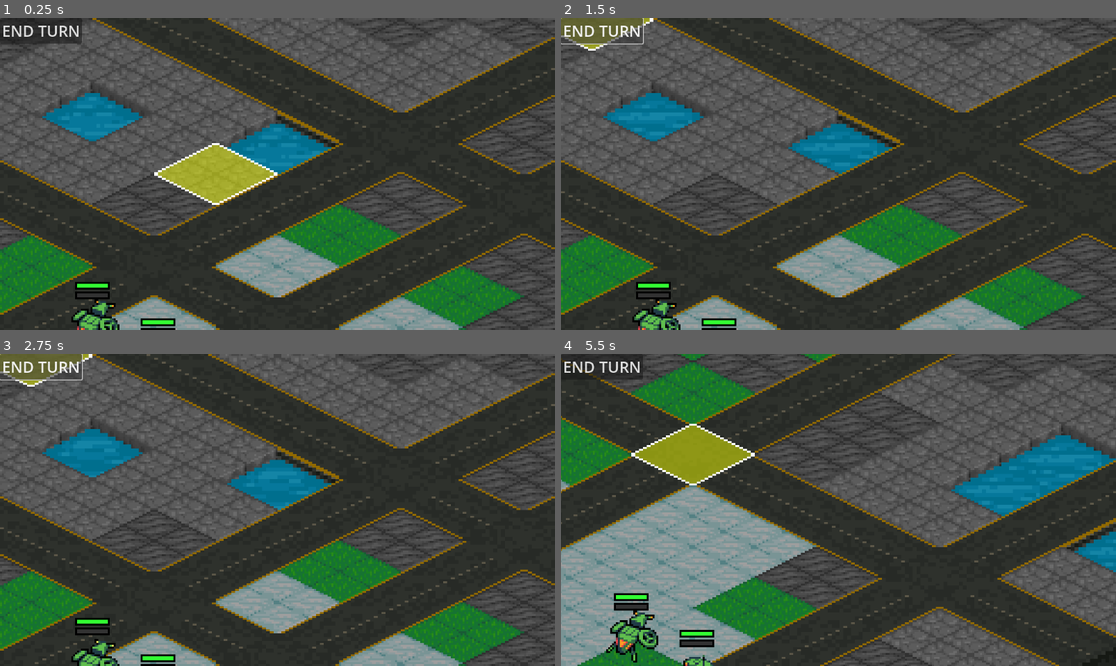
Above: before the commit, frames 1-4 (two rows, left to right).
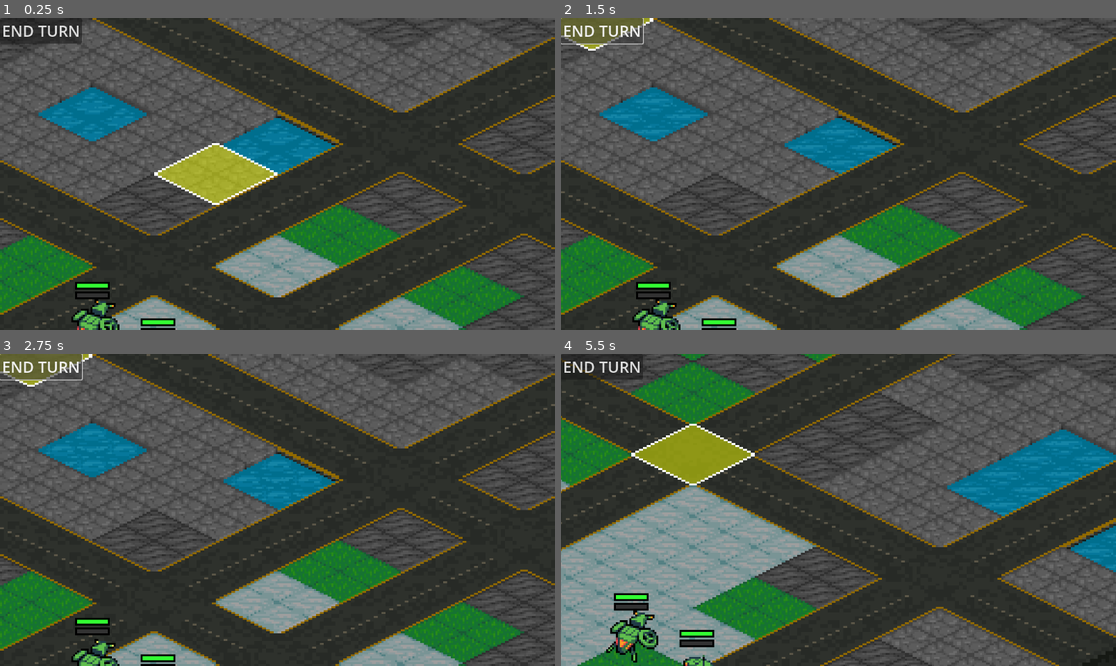
Above: after the commit, the same moments.

Repository: Tekknobot/Terrain
Game: Godot game, scene res://Scenes/Main.tscn
The game is run twice, just before and just after one commit, with the same random seed, the same clock (stepped at 60 frames per second) and the same inputs.
Inputs (mouse positions are in pixels of both pictures, inside the frame that each line leads up to):
- Up to frame 1 (0.25 s): no input
- Up to frame 2 (1.5 s): click "END TURN" at 0.5 s; click "END TURN" at 1.25 s
- Up to frame 3 (2.75 s): click "END TURN" at 2 s
- Up to frame 4 (5.5 s): tap Enter at 2.75 s; move the mouse to (960, 494) at 2.77 s; tap 1 at 2.85, 4.35 s; click (960, 494) at 2.92 s; tap Space at 3.02 s; drag from (727, 525) to (810, 572) at 3.52 s; move the mouse to (894, 441) at 4.27 s; click (894, 441) at 4.42 s; drag from (810, 572) to (672, 463) at 5.02 s

The runs differ from the first frame. In frame 1, 0.6% of the frame differs, in the area x 6-61%, y 22-42%; in frame 2, 0.6%; in frame 3, 0.6%; in frame 4, 0.6%.

Commit message:
Add water tile.

Diff:
--- a/Scripts/Camera2D.gd
+++ b/Scripts/Camera2D.gd
@@ -1,6 +1,6 @@
 extends Camera2D
 
-var zoom_levels = [Vector2(4,4), Vector2(5,5), Vector2(6,6), Vector2(8,8)]
+var zoom_levels = [Vector2(3,3), Vector2(4,4), Vector2(5,5), Vector2(6,6), Vector2(8,8)]
 var current_zoom_index := 0
 var dragging := false
 var drag_start := Vector2.ZERO
--- a/Scripts/Unit.gd
+++ b/Scripts/Unit.gd
@@ -36,9 +36,6 @@
 func _process(delta):
 	update_z_index()
 	_update_tile_pos()  # Ensure tile_pos is current
-
-	if has_moved:
-		print("Unit has moved; applying darken")
 
 func _update_tile_pos():
 	var tilemap = get_tree().get_current_scene().get_node("TileMap")
Binary file changed: Sprites/Terrain/water.png
